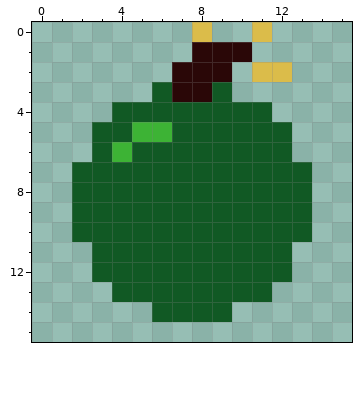
One commit to this pixel-art sprite: client/src/main/resources/bomb_green.png. The picture above was drawn from the file before the commit.
The file is 16x16 pixels.
After:
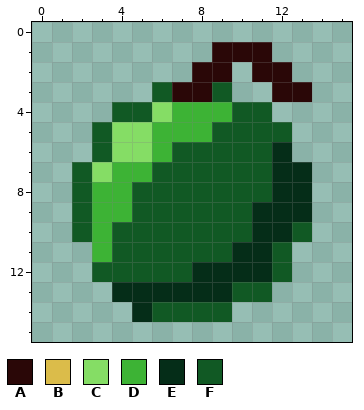
Palette (. is transparent): A #2a0707  B #dbbc4a  C #85dd65  D #3db335  E #052d18  F #115924
From old to new:
Changed rows in their new state; - is an unchanged pixel.
first column x 3:
 0 -----.--.--
 1 -----.--A--
 2 ----.---AA-
 3 ---------AA
 4 ---CDDD----
 5 -CC-DD-----
 6 -CCD-----E-
 7 CDD------EE
 8 DD-------EE
 9 DD------EEE
10 D-------EE-
11 D------EE--
12 -----EEEE--
13 -EEEEEE----
14 --E--------
Pixel boxes of the changes (left, top, right, bottom) in both pictures:
changed: (92, 22, 312, 322)
